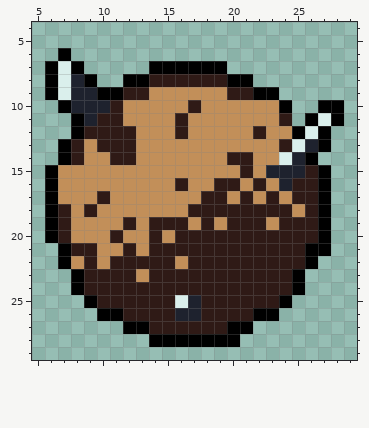
One commit to this pixel-art sprite: sprites/asteroid/asteroid_rotate_1.png. Above is the file before it was changed.
The file is 32x32 pixels. Shown: x 5..29, y 4..29.
And afterwards:
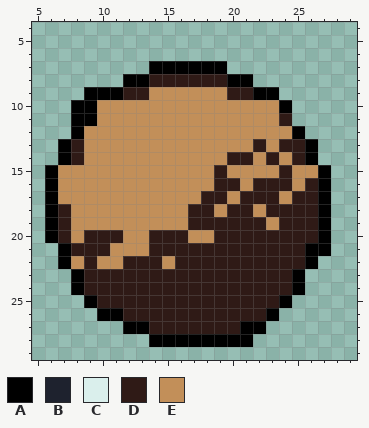
Palette (. is transparent): A #000000  B #1e222e  C #daefec  D #2f1a16  E #c28f59
Difference:
Changed rows in their new state; - is an unchanged pixel.
first column x 6:
 6 -.---------------------
 7 ...--------------------
 8 ....-------------------
 9 ...A-------------------
10 -.AAEE-----E---------..
11 ---AEE----E---------...
12 ---EEEE---E-----E---..-
13 ----EEE---------D--DA.-
14 -----EE----------DED---
15 -------------D-E-EDEE--
16 ----------E------DDE---
17 ----E-----------D------
18 ---E---------E--E--D---
19 ------E-EEED-D---------
20 ---DD----D-EE----------
21 ----D-E----------------
22 -----E---ED------------
23 -------D---------------
25 ----------DD-----------
26 ----------DD----D------
27 --------------D-A------
28 ---------------A-------
Where, in picture pixels (left, top, right, bottom), the same in both pictures:
changed: (45, 48, 344, 347)
